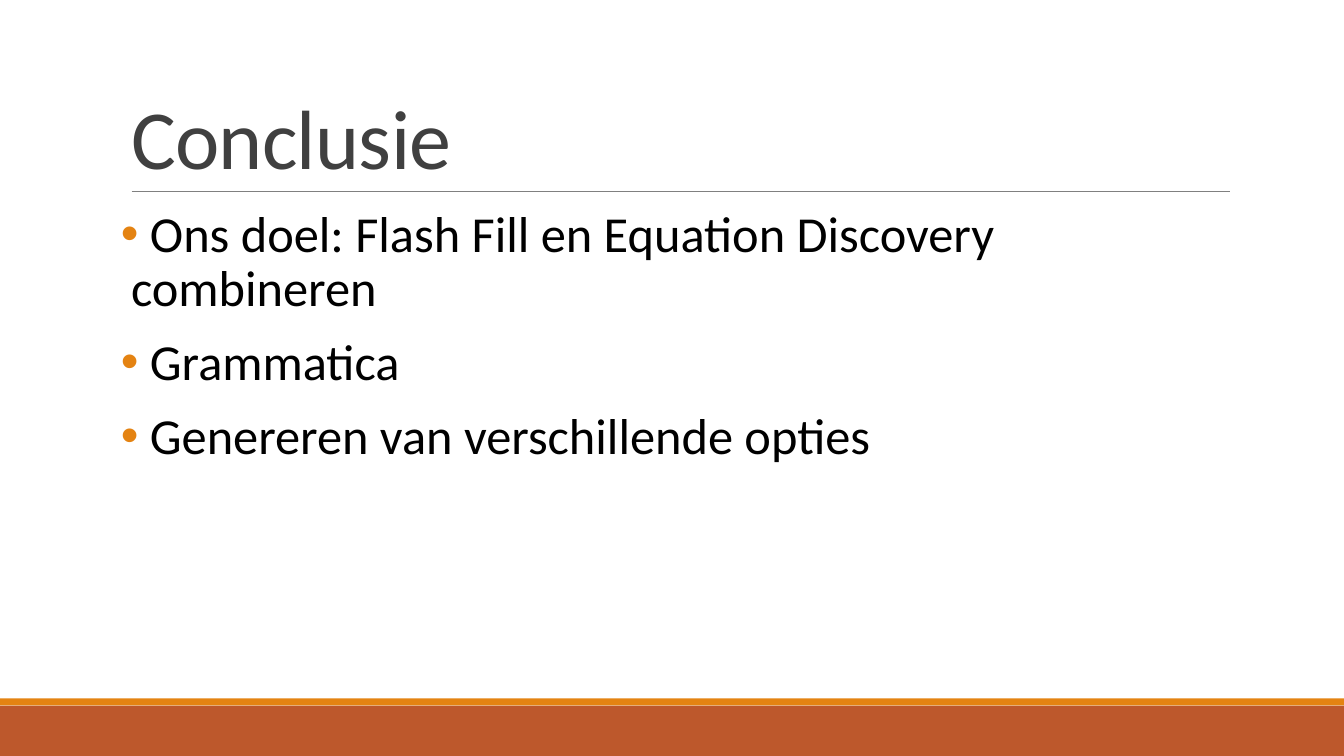
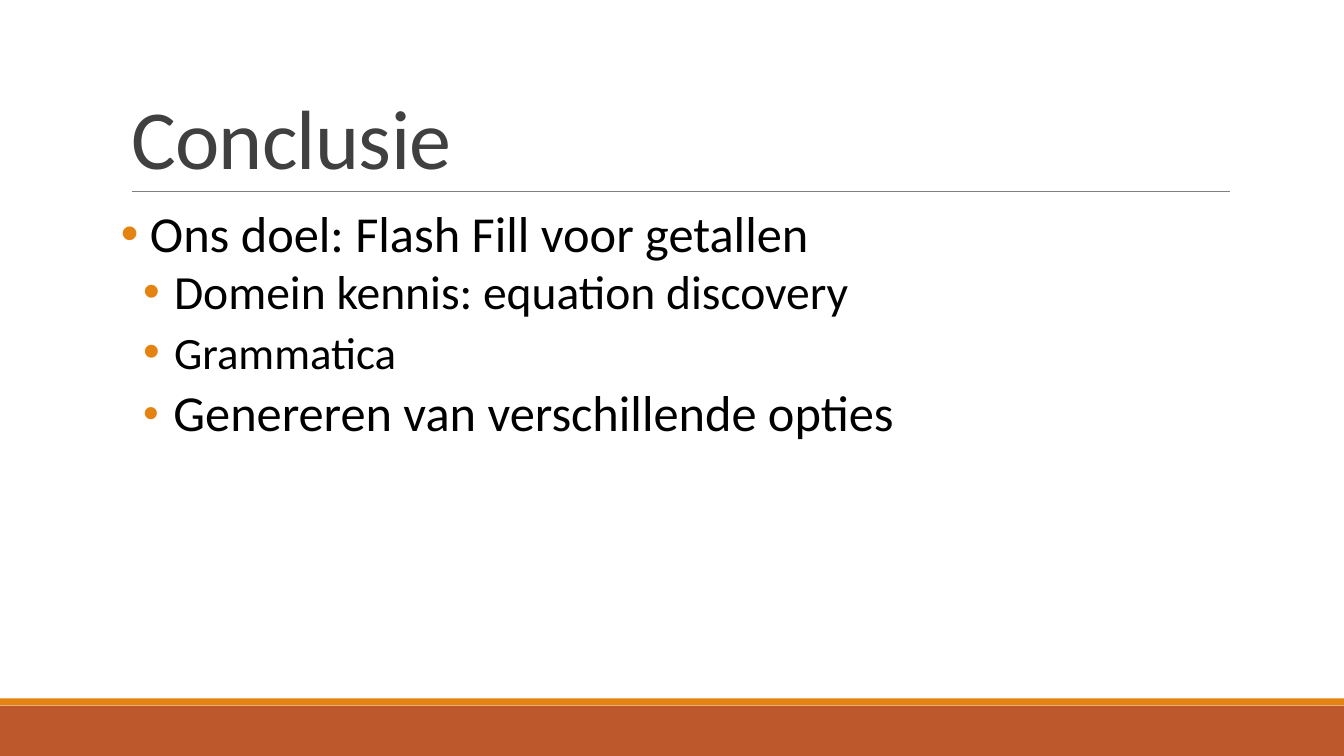
Before and after one commit to TomDeGroote/Bachelorproef, a slide deck: slide 23 of Opdracht 2/Literatuurstudie.pptx. Drawn at 1344x756 pixels with LibreOffice and Linux fonts; fonts in the diff are those of the drawing. Boxes give left, top, right and bottom in pixels: in the first picture for what was removed or moved away, otherwise in the second. Text is boxed around its words. In the diff, an @@ line names an element or a change of style, - is before the commit and + after.

```diff
--- a/Opdracht 2/Literatuurstudie.pptx
+++ b/Opdracht 2/Literatuurstudie.pptx
@@ text at bbox=[150, 217, 848, 317]: text changed; size 36 to 34 pt @@
-• Ons doel: Flash Fill en Equation Discovery combineren
+• Ons doel: Flash Fill voor getallen
+  • Domein kennis: equation discovery
@@ text at bbox=[173, 338, 894, 439]: size 36 to 32 pt in "Grammatica"; list level 1 to 2 in "Grammatica"; list level 1 to 2 in "Genereren van verschillende opties" @@
```
Also in this commit, not shown: 1 other slide changed, 3 other files.
